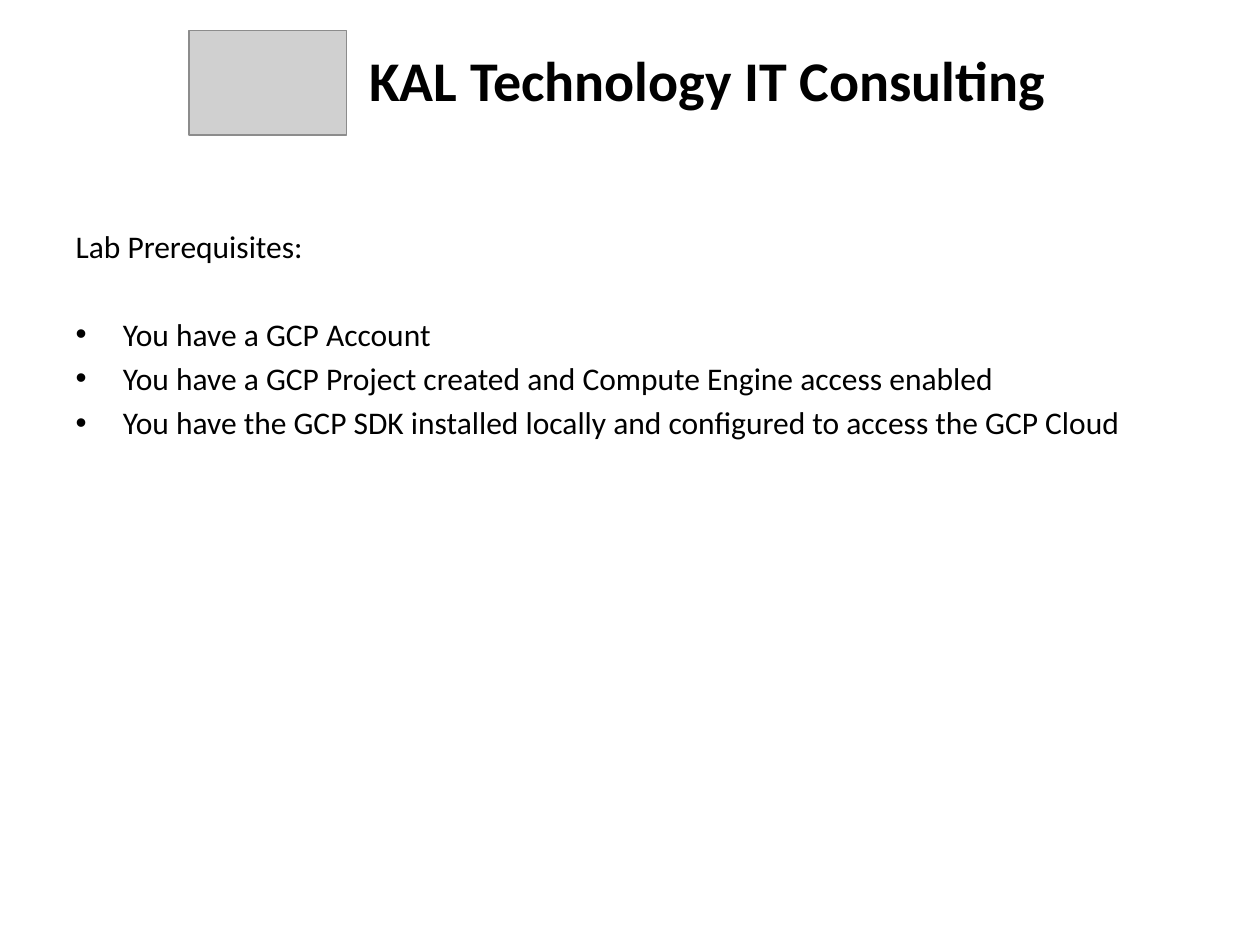
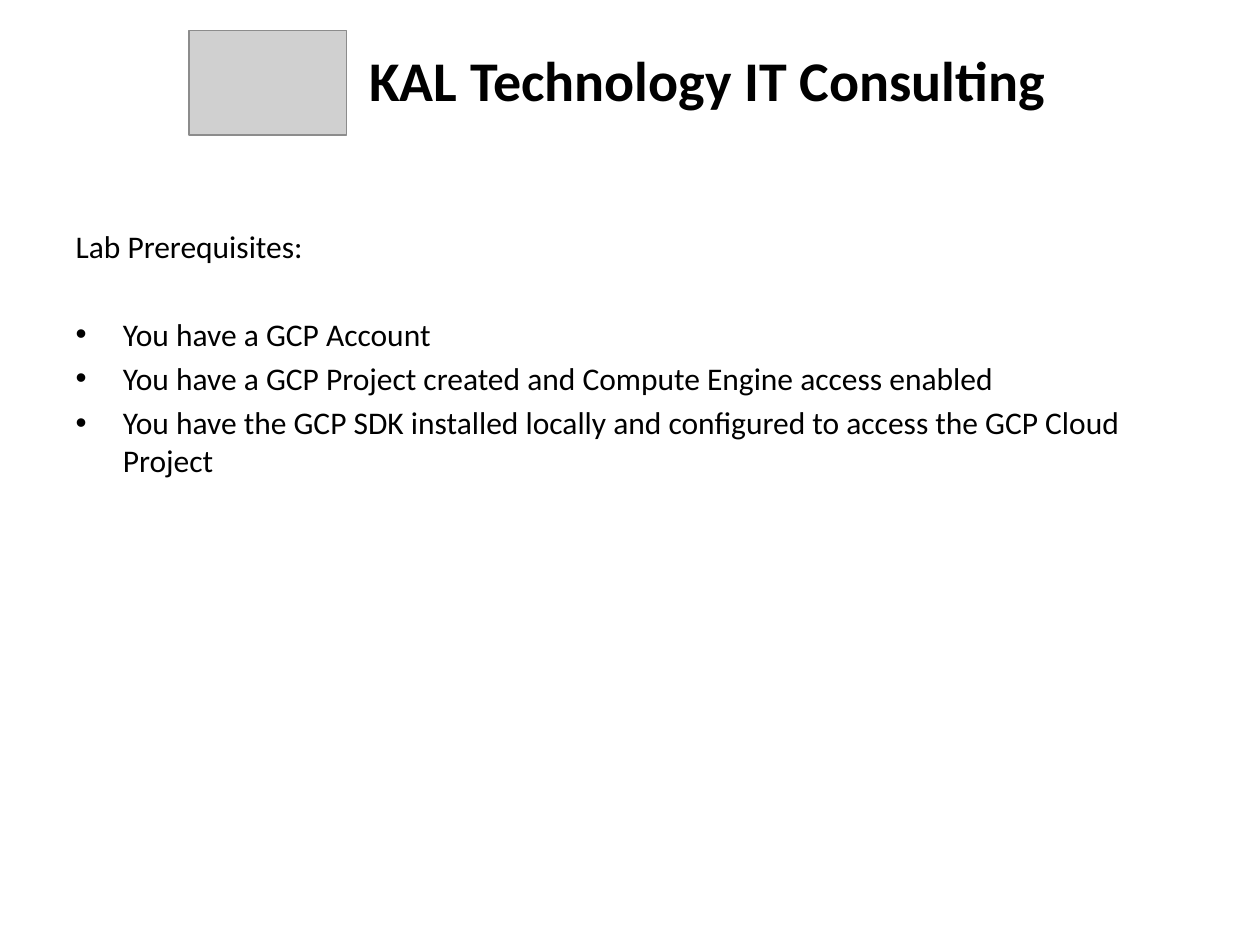
Before and after one commit to kskalvar/gcp-compute-ssh-self-signed-certificate, a slide deck: slide 4 of GCP Compute ssh Self-Signed-Certificate.pptx. Drawn at 1260x945 pixels with LibreOffice and Linux fonts; fonts in the diff are those of the drawing; grey boxes stand for pictures. Boxes give left, top, right and bottom in pixels: in the first picture for what was removed or moved away, otherwise in the second. Text is boxed around its words. In the diff, an @@ line names an element or a change of style, - is before the commit and + after.

```diff
--- a/GCP Compute ssh Self-Signed-Certificate.pptx
+++ b/GCP Compute ssh Self-Signed-Certificate.pptx
@@ text at [123,412,1119,478]: text changed @@
-• You have the GCP SDK installed locally and configured to access the GCP Cloud
+• You have the GCP SDK installed locally and configured to access the GCP Cloud Project
```
Also in this commit, not shown: 1 other file.
